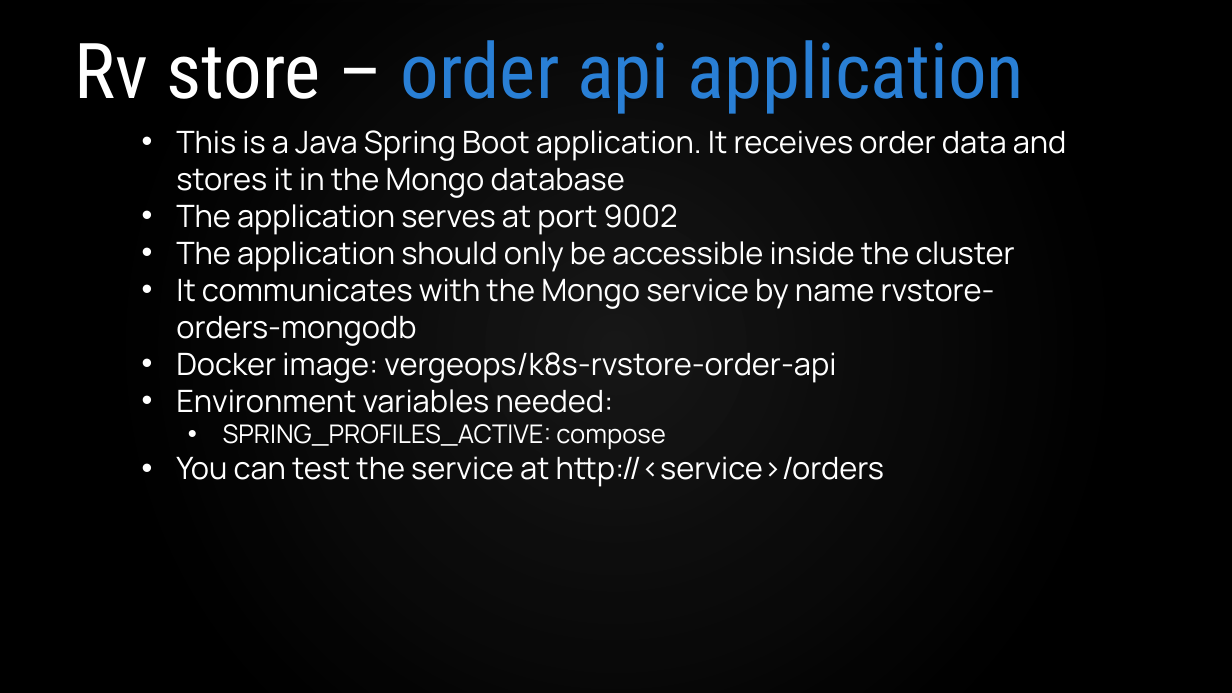
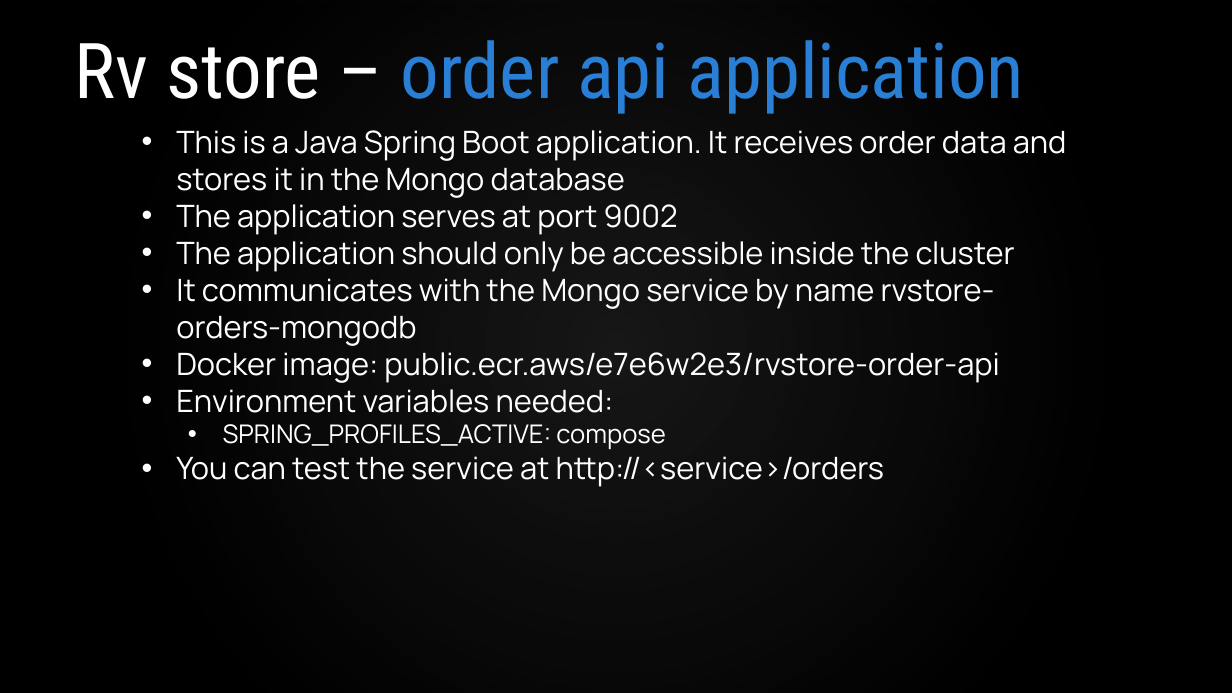
Before and after one commit to VergeOps/k8s-rvstore, a slide deck: slide 12 of rvstore_hackathon/K8s-RV Store Hackathon.pptx. Drawn at 1232x693 pixels with LibreOffice and Linux fonts; fonts in the diff are those of the drawing; background and template pictures are left out. Boxes give left, top, right and bottom in pixels: in the first picture for what was removed or moved away, otherwise in the second. Text is boxed around its words. In the diff, an @@ line names an element or a change of style, - is before the commit and + after.

Commit message:
Updated images to use AWS ECR Public

```diff
--- a/rvstore_hackathon/K8s-RV Store Hackathon.pptx
+++ b/rvstore_hackathon/K8s-RV Store Hackathon.pptx
@@ text at bbox=[176, 352, 999, 383]: text changed @@
-• Docker image: vergeops/k8s-rvstore-order-api
+• Docker image: public.ecr.aws/e7e6w2e3/rvstore-order-api
```
Also in this commit, not shown: 6 other slides changed, 5 other files.
